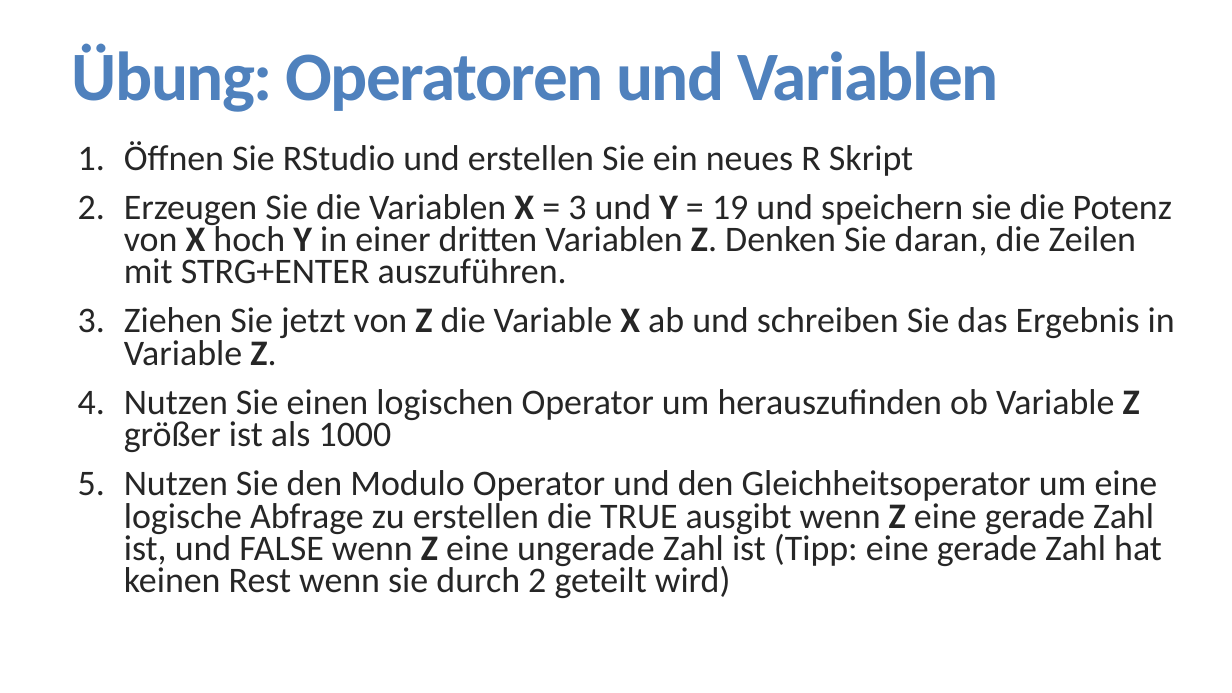
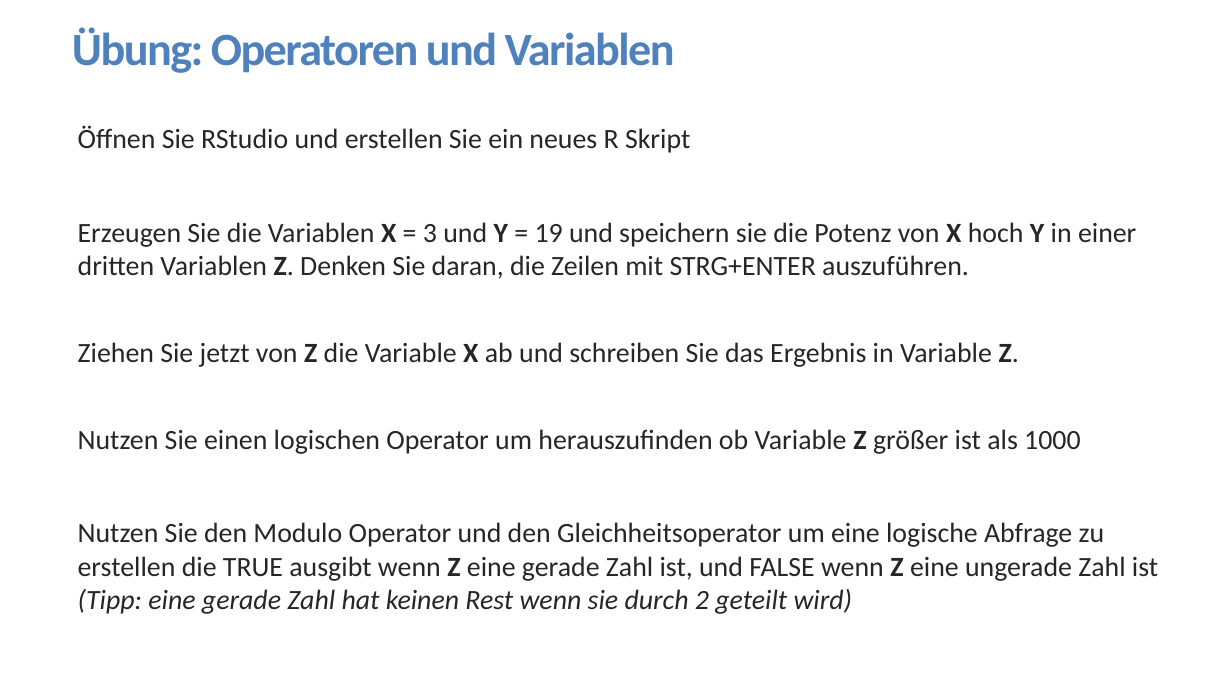
Before and after one commit to FlorianKeppeler/RKurs, a slide deck: slide 15 of Präsentationen/Einführung in R.pptx (slide 14 before the commit). Drawn at 1232x693 pixels with LibreOffice and Linux fonts; fonts in the diff are those of the drawing. Boxes give left, top, right and bottom in pixels: in the first picture for what was removed or moved away, otherwise in the second. Text is boxed around its words. In the diff, an @@ line names an element or a change of style, - is before the commit and + after.

```diff
--- a/Präsentationen/Einführung in R.pptx
+++ b/Präsentationen/Einführung in R.pptx
@@ title "Übung: Operatoren und Variablen" at (72,27,675,73): size 54 to 36 pt @@
@@ text "Öffnen Sie RStudio und erstellen ...": place and size @@
-text "Öffnen Sie RStudio und erstellen ..." at (124,141,1175,598)
+text "Öffnen Sie RStudio und erstellen ..." at (78,125,1158,614)
@@ text "Öffnen Sie RStudio und erstellen ..." at (78,125,1158,614): size 28 to 21.7 pt; italic on in "(Tipp: eine gerade Zahl hat keinen Rest ..."; bullet 1. to none; line spacing 0.75 to 0.8; line spacing 0.75 to 1 @@
```
Also in this commit, not shown: 4 other slides changed, 1 slide added, 2 other files.
